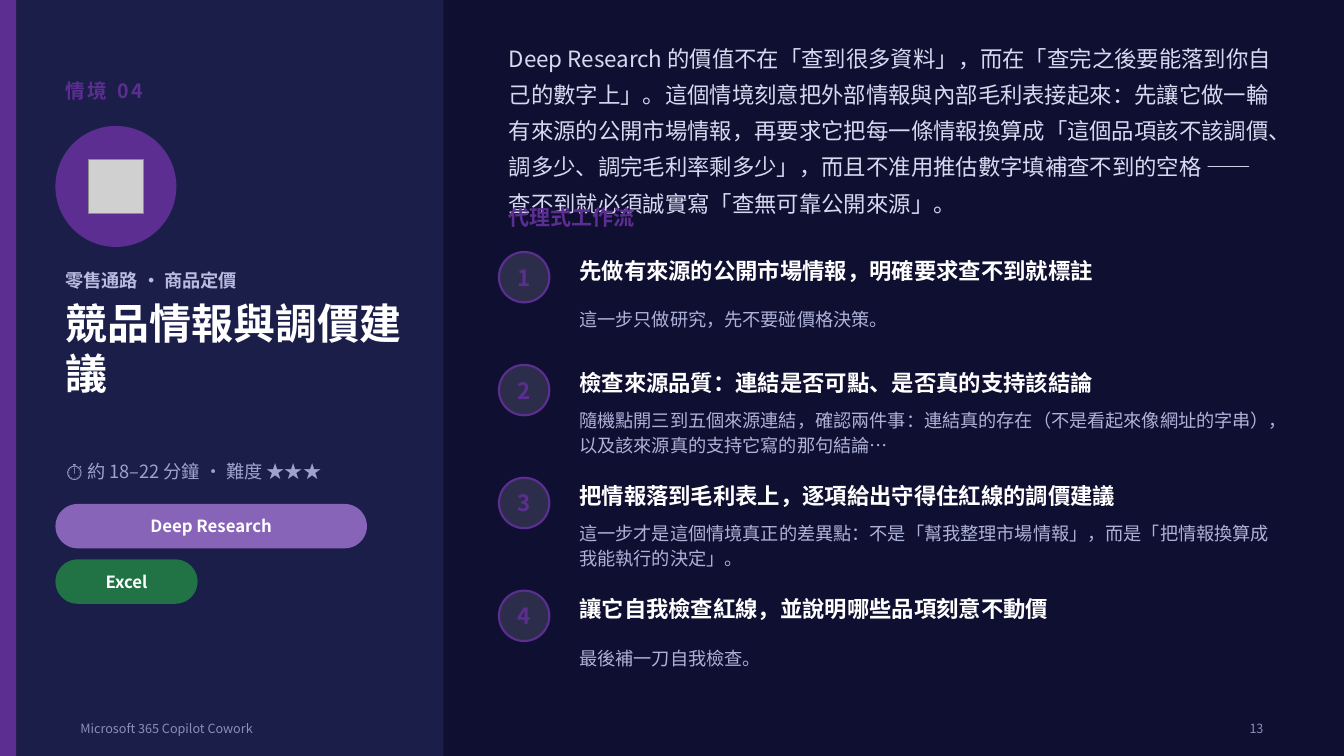
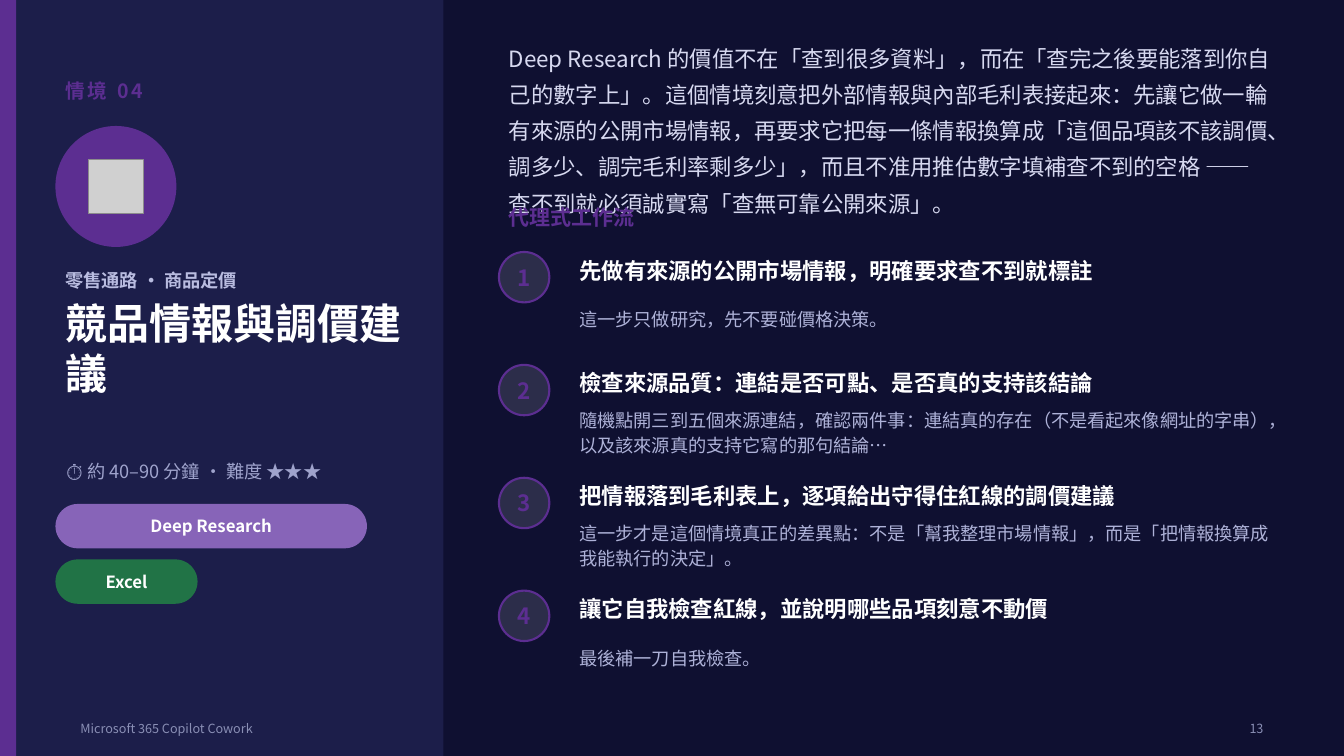
Before and after one commit to AndyHung11/Copilot-in-1mins, a slide deck: slide 14 of CoworkPlaybook/Cowork_教育訓練簡報_零售通路版.pptx. Drawn at 1344x756 pixels with LibreOffice and Linux fonts; fonts in the diff are those of the drawing; grey boxes stand for pictures. Boxes give left, top, right and bottom in pixels: in the first picture for what was removed or moved away, otherwise in the second. Text is boxed around its words. In the diff, an @@ line names an element or a change of style, - is before the commit and + after.

```diff
--- a/CoworkPlaybook/Cowork_教育訓練簡報_零售通路版.pptx
+++ b/CoworkPlaybook/Cowork_教育訓練簡報_零售通路版.pptx
@@ text at bbox=[88, 463, 262, 480]: text changed @@
-⏱ 約 18–22 分鐘 · 難度 ★★★
+⏱ 約 40–90 分鐘 · 難度 ★★★
```
Also in this commit, not shown: 6 other slides changed, 2 other files.
